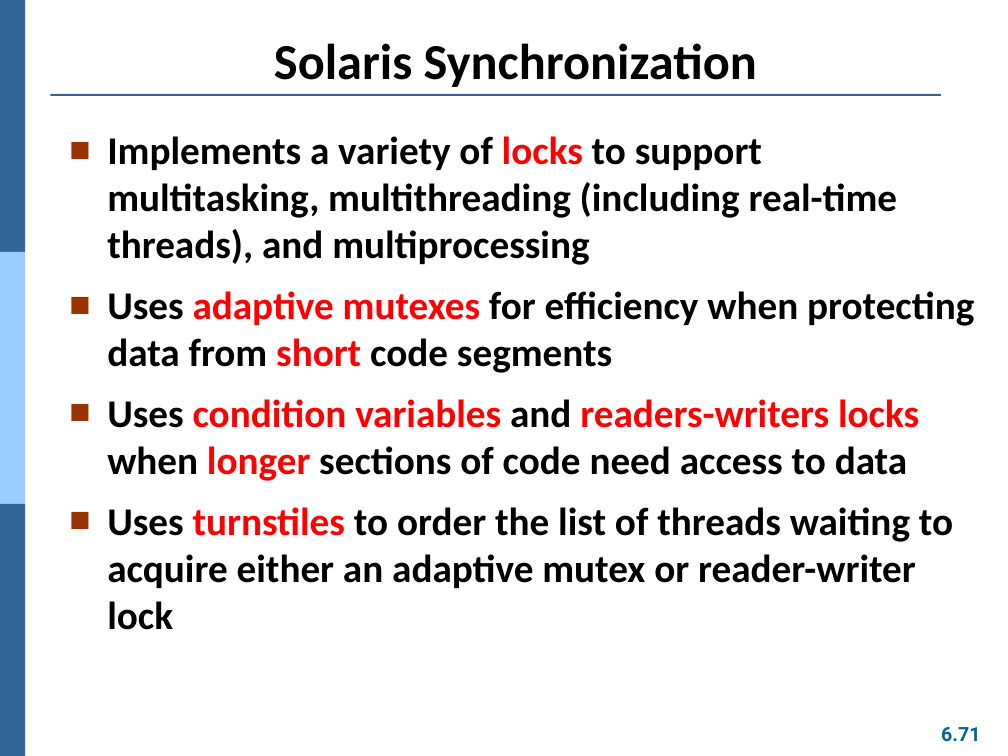
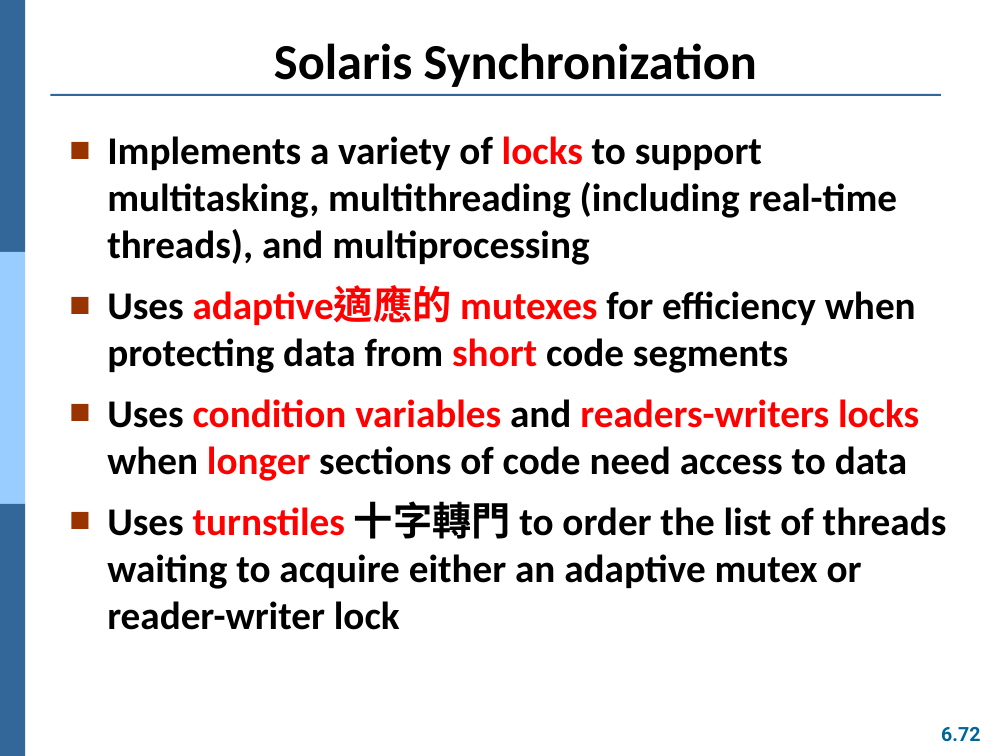
Before and after one commit to Yang09701194/OS_Learning, a slide deck: slide 72 of ch06.pptx (slide 71 before the commit). Drawn at 1008x756 pixels with LibreOffice and Linux fonts; fonts in the diff are those of the drawing. Boxes give left, top, right and bottom in pixels: in the first picture for what was removed or moved away, otherwise in the second. Text is boxed around its words. In the diff, an @@ line names an element or a change of style, - is before the commit and + after.

Commit message:
ch06 done

```diff
--- a/ch06.pptx
+++ b/ch06.pptx
@@ text at (x1=107, y1=286, x2=916, y2=373): text changed @@
-■ Uses adaptive mutexes for efficiency when protecting data from short code segments
+■ Uses adaptive適應的 mutexes for efficiency when protecting data from short code segments
@@ text at (x1=107, y1=501, x2=947, y2=630): text changed @@
-■ Uses turnstiles to order the list of threads waiting to acquire either an adaptive mutex or reader-writer lock
+■ Uses turnstiles 十字轉門 to order the list of threads waiting to acquire either an adaptive mutex or reader-writer lock
@@ page number at (x1=941, y1=727, x2=980, y2=742): text changed @@
-6.71
+6.72
```
Also in this commit, not shown: 5 other slides changed, 2 slides added.
